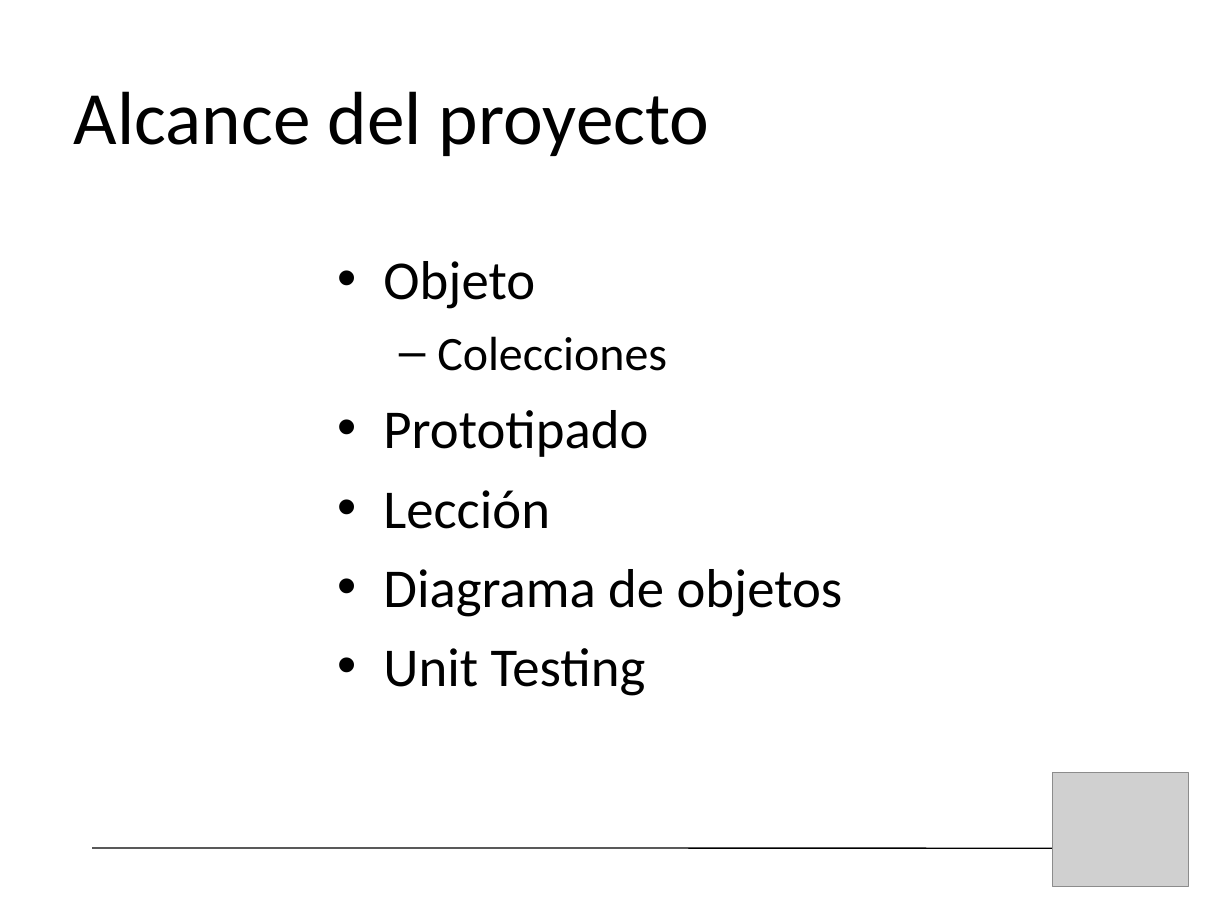
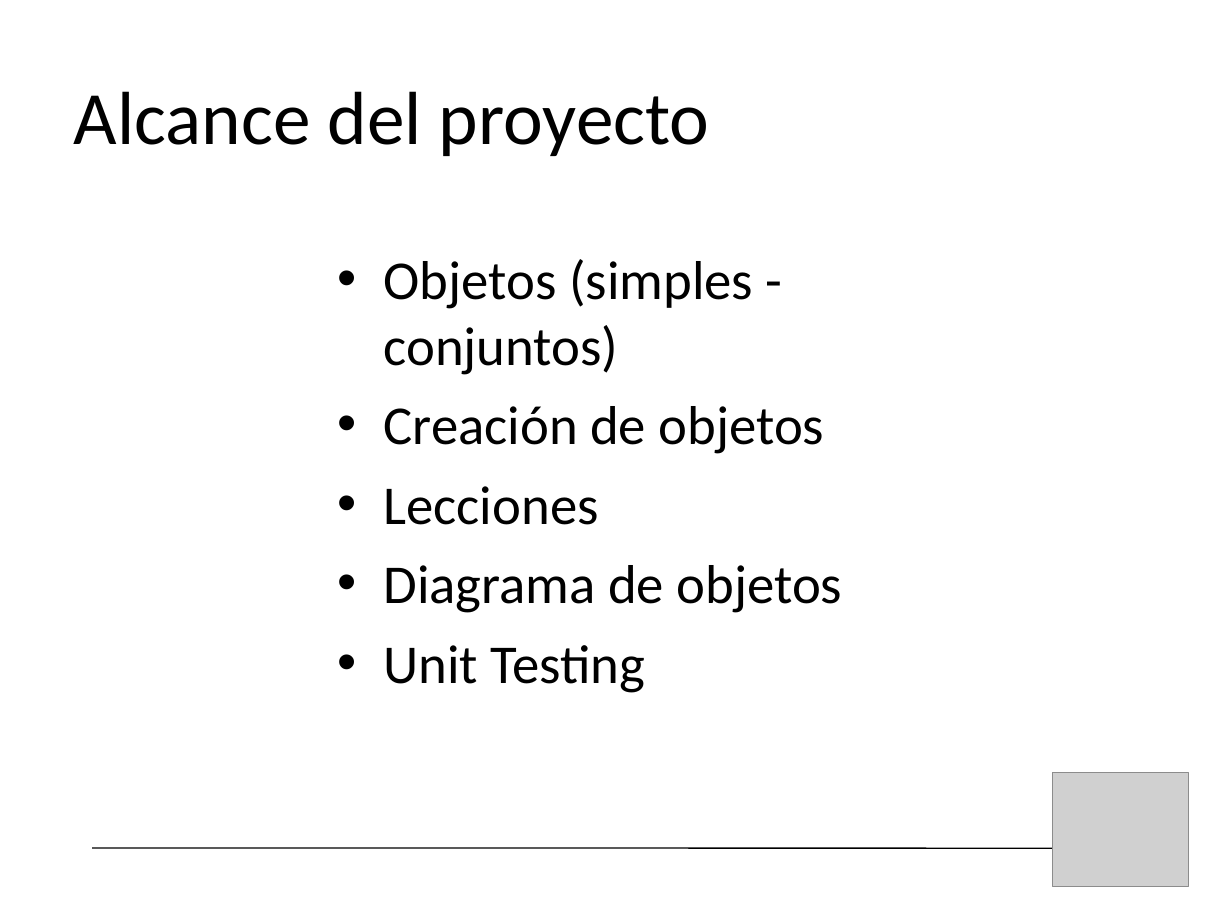
Before and after one commit to bossiernesto/objectbrowserpharo, a slide deck: slide 11 of docs/LOOP-demo-final.ppt. Drawn at 1232x924 pixels with LibreOffice and Linux fonts; fonts in the diff are those of the drawing; grey boxes stand for pictures. Boxes give left, top, right and bottom in pixels: in the first picture for what was removed or moved away, otherwise in the second. Text is boxed around its words. In the diff, an @@ line names an element or a change of style, - is before the commit and + after.

```diff
--- a/docs/LOOP-demo-final.ppt
+++ b/docs/LOOP-demo-final.ppt
@@ text at [383,259,825,525]: text changed @@
-• Objeto
-  – Colecciones
-• Prototipado
-• Lección
+• Objetos (simples - conjuntos)
+• Creación de objetos
+• Lecciones
```
Also in this commit, not shown: 1 other slide changed.
